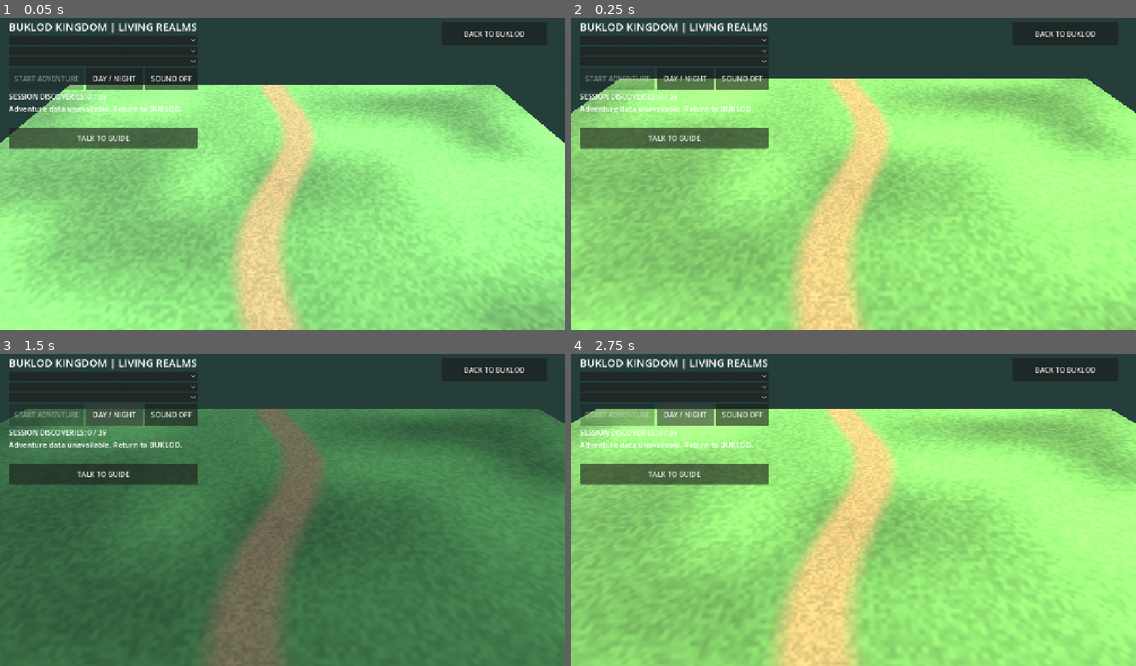
Above: before the commit, frames 1-4 (two rows, left to right).
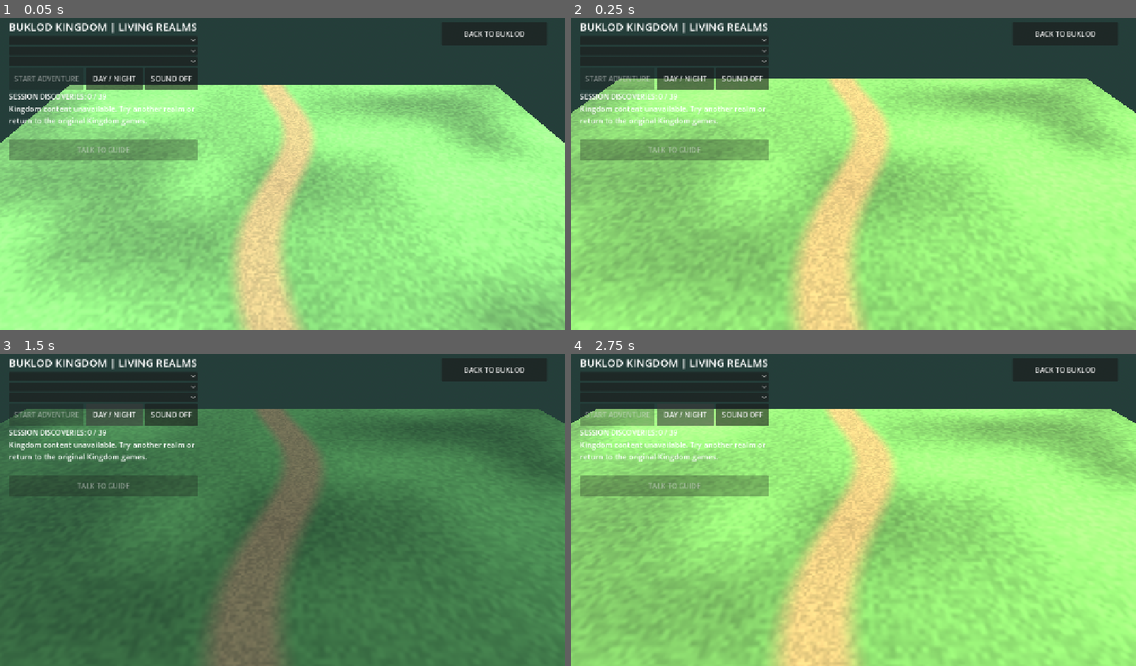
Above: after the commit, the same moments.

Repository: faust-0612/BUKLOD-Rork
Game: Godot game, scene res://scenes/LivingKingdom.tscn
Same seed, same stepped clock (60 frames per second), same inputs: the game is played once before the commit and once after it. This scene is started directly instead of the project's main scene.
Inputs (mouse positions are in pixels of both pictures, inside the frame that each line leads up to):
- Up to frame 1 (0.05 s): no input
- Up to frame 2 (0.25 s): no input
- Up to frame 3 (1.5 s): click (101, 472) at 0.5 s, where only the run before the commit has a clickable "TALK TO GUIDE"; click "DAY / NIGHT" at 1.25 s
- Up to frame 4 (2.75 s): click "DAY / NIGHT" at 2 s

The runs differ from the first frame. In frame 1, 3.9% of the frame differs, in the area x 1-35%, y 27-46%; in frame 2, 3.9%; in frame 3, 3.1%; in frame 4, 3.9%, in the area x 1-35%, y 28-46%.

Commit message:
fix(kingdom): fail-closed adventure readiness and exact generated pack roster checks

Diff:
--- a/godot/empire-arena/scripts/living_kingdom.gd
+++ b/godot/empire-arena/scripts/living_kingdom.gd
@@ -57,6 +57,8 @@
 var steps_player: AudioStreamPlayer
 var ambient_tail: AudioStreamPlayer
 var ambient_fade: Tween
+var valid_catalog := false
+var realm_ready := false
 
 func _get_world() -> String:
     return "kingdom"
@@ -64,13 +66,50 @@
 func _ready() -> void:
     var raw := FileAccess.get_file_as_bytes("res://data/kingdom_realms.json")
     var parsed: Variant = JSON.parse_string(raw.get_string_from_utf8())
-    if parsed is Dictionary and parsed.get("schema") == 1 and parsed.get("serverSettlement") == false:
+    if parsed is Dictionary and _valid_realm_catalog(parsed):
         realms = parsed.get("realms", [])
+        valid_catalog = true
     super._ready()
     _refresh_missions()
     _apply_realm_visuals()
     _update_quest_status()
-    print("BUKLOD_LIVING_KINGDOM_READY: realms=", realms.size())
+    if _adventure_ready():
+        print("BUKLOD_LIVING_KINGDOM_READY: realms=", realms.size())
+    else:
+        push_warning("BUKLOD_LIVING_KINGDOM_CONTENT_NOT_READY: original games remain available")
+
+func _valid_realm_catalog(data: Dictionary) -> bool:
+    if data.get("schema") != 1 or data.get("serverSettlement") != false or data.get("mode") != "SESSION_LOCAL_ADVENTURE":
+        return false
+    var entries: Variant = data.get("realms", [])
+    if not entries is Array or entries.size() != 13:
+        return false
+    var ids := {}
+    var missions := {}
+    for realm in entries:
+        if not realm is Dictionary:
+            return false
+        var id := str(realm.get("id",""))
+        if not id in ["phan","quin","van","christian","lhen","ace","ellusur","jawo","mitch","niel","angel","vhen","trudice"] or ids.has(id):
+            return false
+        ids[id] = true
+        var profile: Variant = realm.get("profile",{})
+        if not profile is Dictionary or int(profile.get("layout",-1)) < 0 or int(profile.get("layout",-1)) > 12:
+            return false
+        var games: Variant = realm.get("missions",[])
+        if not games is Array or games.size() != 3:
+            return false
+        for game in games:
+            if not game is Dictionary:
+                return false
+            var game_id := str(game.get("id",""))
+            if game_id.is_empty() or missions.has(game_id) or not str(game.get("kind","")) in ["collect","sequence","delivery"] or not int(game.get("count",0)) in [2,3]:
+                return false
+            missions[game_id] = true
+    return ids.size() == 13 and missions.size() == 39
+
+func _adventure_ready() -> bool:
+    return valid_catalog and realm_ready and avatar_anim != null and guide_anim != null and player != null and not player.find_children("*","Skeleton3D",true,false).is_empty()
 
 func _setup_world() -> void:
     var floor := MeshInstance3D.new()
@@ -145,6 +184,11 @@
     if importer.append_from_buffer(raw, "res://kingdom-original/heroes/", state) != OK:
         return null
     var model: Node = importer.generate_scene(state)
+    if model == null:
+        return null
+    if not model is Node3D or model.find_children("*","Skeleton3D",true,false).is_empty():
+        model.free()
+        return null
     return model as Node3D
 
 func _build_avatar() -> void:
@@ -198,6 +242,7 @@
             if str(realms[i].get("id", "")) == original_character_id:
                 avatar_picker.select(i)
                 break
+    _update_quest_status()
 
 func _set_guide(id: String) -> void:
     for child in guide.get_children():
@@ -295,6 +340,7 @@
         _play_original_sound("guide")
 
 func _apply_realm_visuals() -> void:
+    realm_ready = false
     if realm_index < 0 or realm_index >= realms.size():
         return
     var realm: Dictionary = realms[realm_index]
@@ -312,6 +358,7 @@
     realm_visuals.add_child(original_environment)
     original_environment.build(realm_profile)
     realm_landmark = str(original_environment.landmark_id)
+    realm_ready = not realm_landmark.is_empty() and original_environment.get_child_count() >= 8
     sky_band = -1
     cinematic_fx.clear()
     # Different layouts, all within visible traversable ground. Phan retains original coordinates.
@@ -445,7 +492,7 @@
     _apply_daylight()
 
 func _talk_to_guide() -> void:
-    if not guide_near:
+    if not guide_near or not _adventure_ready():
         guide_notice.text = "Walk to the guide to talk."
         return
     guide_talking = true
@@ -490,6 +537,9 @@
         _select_realm(next_realm)
 
 func _start_or_cancel() -> void:
+    if not _adventure_ready():
+        _update_quest_status()
+        return
     if quest.phase in ["active", "return"]:
         quest.cancel()
     elif realm_index < realms.size():
@@ -503,7 +553,7 @@
     _update_quest_status()
 
 func move_to(point: Vector3) -> bool:
-    if not point.is_finite() or absf(point.x) > 11.5 or absf(point.z) > 11.5:
+    if not _adventure_ready() or not point.is_finite() or absf(point.x) > 11.5 or absf(point.z) > 11.5:
         return false
     if not super.move_to(point):
         return false
@@ -571,7 +621,7 @@
             _apply_daylight()
     if guide != null:
         guide_near = player.position.distance_to(Vector3(0, 0, -1.5)) <= 3.2
-        talk_button.disabled = not guide_near
+        talk_button.disabled = not guide_near or not _adventure_ready()
         if guide_talking and not guide_near:
             guide_talking = false
             guide_notice.text = str(realm_profile.get("biome", ""))
@@ -612,6 +662,7 @@
     mission_picker.disabled = active
     avatar_picker.disabled = active
     action_button.text = "CANCEL ADVENTURE" if active else "START ADVENTURE"
+    action_button.disabled = not _adventure_ready()
     next_button.visible = quest.phase == "complete"
     session_label.text = "SESSION DISCOVERIES: %d / 39" % quest.completed.size()
     for i in range(target_nodes.size()):
@@ -619,8 +670,8 @@
         if target_nodes[i].visible and quest.mission.get("kind") != "collect":
             target_nodes[i].visible = i == quest.visited.size()
     return_marker.visible = quest.phase == "return"
-    if realms.is_empty():
-        quest_status.text = "Adventure data unavailable. Return to BUKLOD."
+    if not _adventure_ready():
+        quest_status.text = "Kingdom content unavailable. Try another realm or return to the original Kingdom games."
     elif quest.phase == "active":
         quest_status.text = str(quest.mission.get("title")) + ": " + str(quest.mission.get("object")) + " " + str(quest.visited.size()) + "/" + str(quest.mission.get("count")) + ". Tap illuminated markers to walk."
     elif quest.phase == "return":
@@ -642,6 +693,7 @@
     result["practice_avatar_id"] = original_character_id
     result["skinned_avatar"] = player != null and not player.find_children("*", "Skeleton3D", true, false).is_empty()
     result["guide_near"] = guide_near
+    result["adventure_ready"] = _adventure_ready()
     result["landmark_id"] = realm_landmark
     result["fx_count"] = cinematic_fx.count if cinematic_fx != null else 0
     return result
--- a/godot/empire-arena/tests/living_kingdom_smoke.gd
+++ b/godot/empire-arena/tests/living_kingdom_smoke.gd
@@ -32,8 +32,16 @@
     var world = load("res://scenes/LivingKingdom.tscn").instantiate()
     root.add_child(world)
     await process_frame
-    if world.get_dev_snapshot().get("realms") != 13 or world.get_dev_snapshot().get("server_settlement") != false:
+    if world.get_dev_snapshot().get("realms") != 13 or world.get_dev_snapshot().get("server_settlement") != false or not world.get_dev_snapshot().get("adventure_ready",false):
         quit(7)
+        return
+    if world._valid_realm_catalog({"schema":1,"serverSettlement":false,"mode":"SESSION_LOCAL_ADVENTURE","realms":[]}):
+        quit(17)
+        return
+    var tampered: Dictionary = raw.duplicate(true)
+    tampered.realms[1].id = tampered.realms[0].id
+    if world._valid_realm_catalog(tampered):
+        quit(18)
         return
     var biomes := {}
     var landmarks := {}
